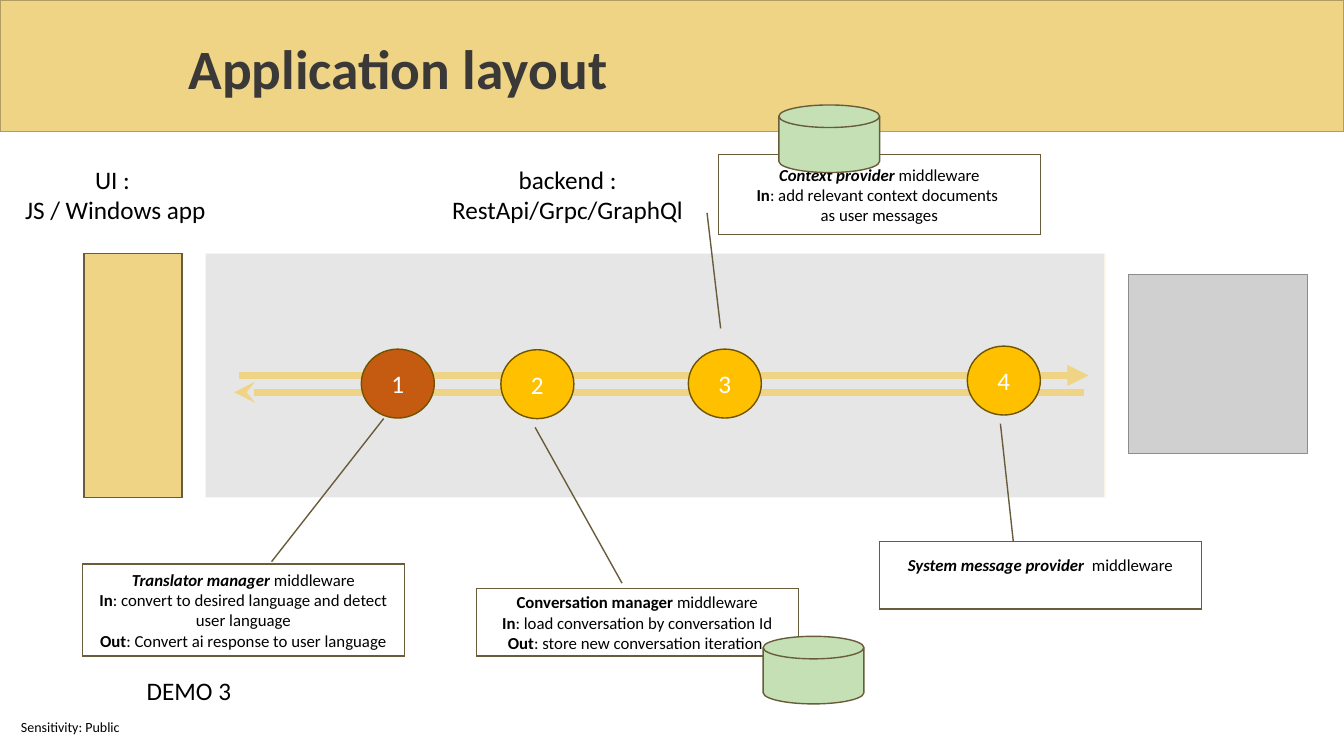
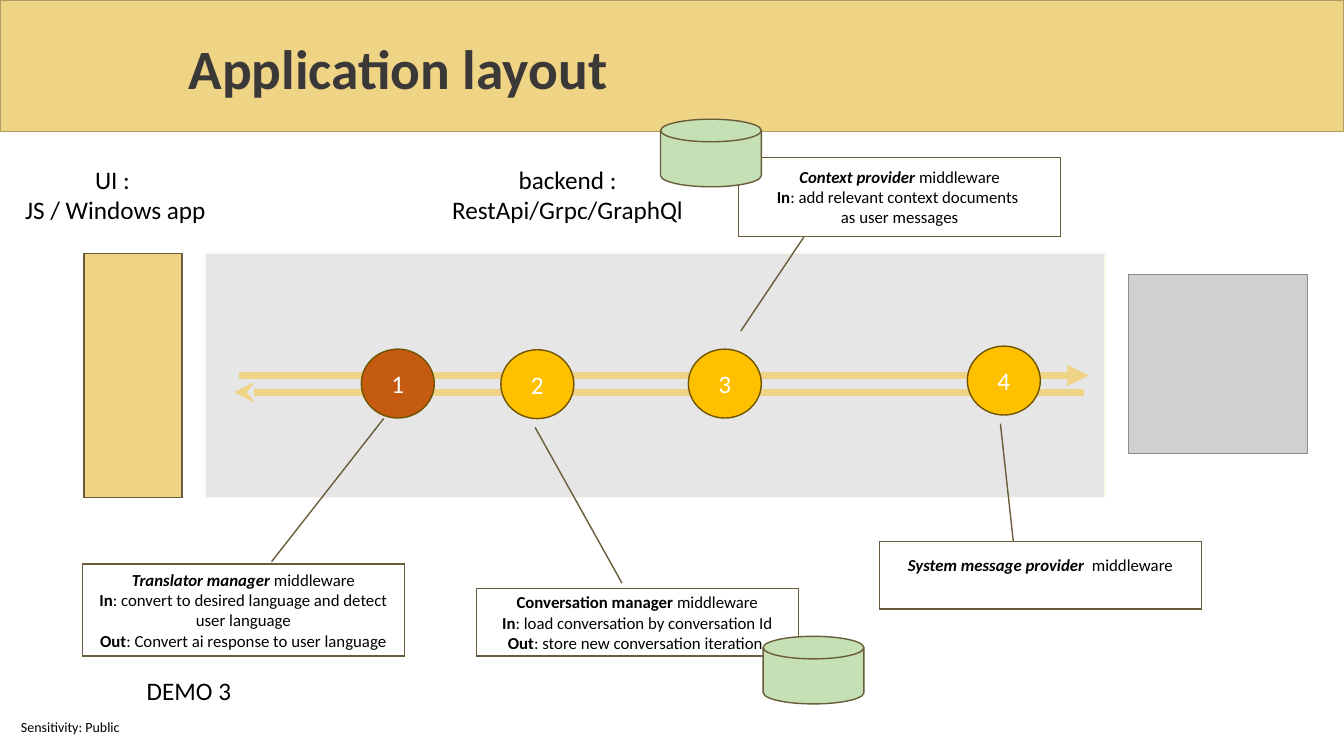
Before and after one commit to sabbadino/AzureDay2023Torino, a slide deck: slide 25 of sessions/room1_15_30/azure-day-ChatBot.pptx (slide 26 before the commit). Drawn at 1344x756 pixels with LibreOffice and Linux fonts; fonts in the diff are those of the drawing; grey boxes stand for pictures; background and template pictures are left out. Boxes give left, top, right and bottom in pixels: in the first picture for what was removed or moved away, otherwise in the second. Text is boxed around its words. In the diff, an @@ line names an element or a change of style, - is before the commit and + after.

```diff
--- a/sessions/room1_15_30/azure-day-ChatBot.pptx
+++ b/sessions/room1_15_30/azure-day-ChatBot.pptx
@@ cylinder: place and size @@
-cylinder at (779,105,880,172)
+cylinder at (660,119,761,187)
@@ border callout "Context provider middleware In: add ...": place and size @@
-border callout "Context provider middleware In: add ..." at (719,155,1041,235)
+border callout "Context provider middleware In: add ..." at (739,157,1061,237)
@@ border callout "Context provider middleware In: add ..." at (739,157,1061,237): proportions changed @@
```
Also in this commit, not shown: 15 other slides changed, 5 slides removed.
